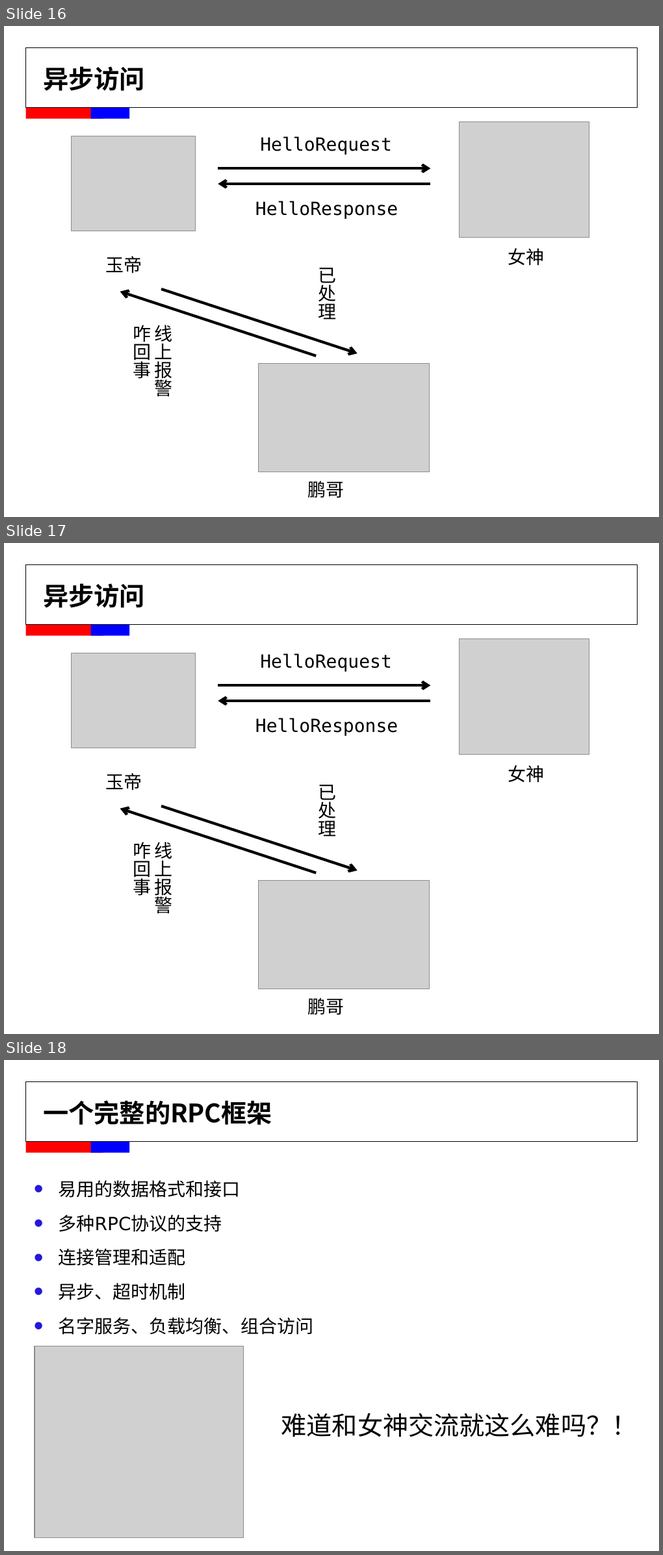
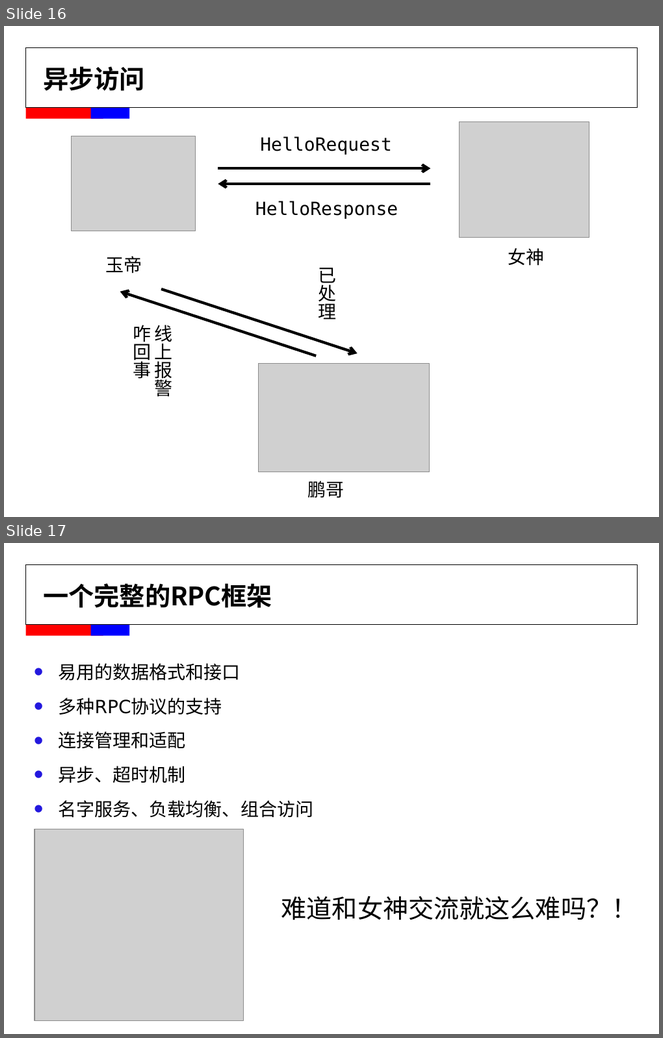
Before and after one commit to apache/brpc, a slide deck: docs/cn/brpc_intro.pptx. Shown one above the other, each under a label of ours: slides 16, 17 and 18 before the commit, slides 16 and 17 after it. The pictures are 663x1555 and 663x1038 pixels, drawn with LibreOffice and Linux fonts; fonts in the diff are those of the drawing; grey boxes stand for pictures; background and template pictures are left out. Boxes give left, top, right and bottom in pixels: in the first picture for what was removed or moved away, otherwise in the second. Text is boxed around its words. In the diff, an @@ line names an element or a change of style, - is before the commit and + after.

Commit message:
+ Update PPTs

```diff
--- a/docs/cn/brpc_intro.pptx
+++ b/docs/cn/brpc_intro.pptx
@@ slide 17 removed at box(4, 543, 659, 1034), background #FFFFFF; not listed: 3 template elements that a slide beside it also shows @@
@@ title removed at box(43, 583, 145, 608) @@
-异步访问
@@ picture removed at box(460, 639, 590, 756) @@
@@ picture removed at box(71, 653, 195, 749) @@
@@ text removed at box(260, 653, 392, 672) @@
-HelloRequest
@@ arrow removed from (218, 685) to (430, 685) @@
@@ arrow removed from (430, 701) to (218, 701) @@
@@ text removed at box(256, 718, 398, 736) @@
-HelloResponse
@@ text removed at box(106, 773, 142, 791) @@
-玉帝
@@ text removed at box(508, 765, 544, 783) @@
-女神
@@ text removed at box(319, 785, 337, 837) @@
-已处理
@@ arrow removed from (316, 873) to (120, 809) @@
@@ arrow removed from (161, 806) to (357, 871) @@
@@ text removed at box(155, 842, 173, 914) @@
-线上报警
-咋回事
@@ picture removed at box(259, 881, 430, 989) @@
@@ text removed at box(308, 998, 344, 1016) @@
-鹏哥
@@ what was slide 18 is now slide 17 @@
```
Also in this commit, not shown: 1 slide added, 3 other files.
